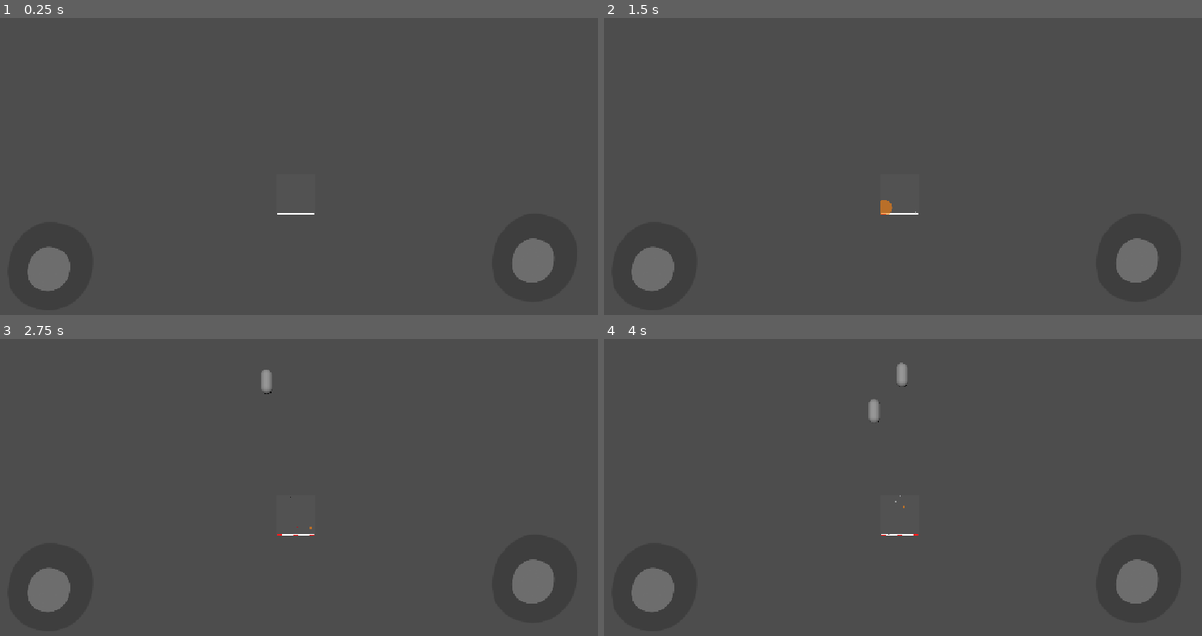
Above: before the commit, frames 1-4 (two rows, left to right).
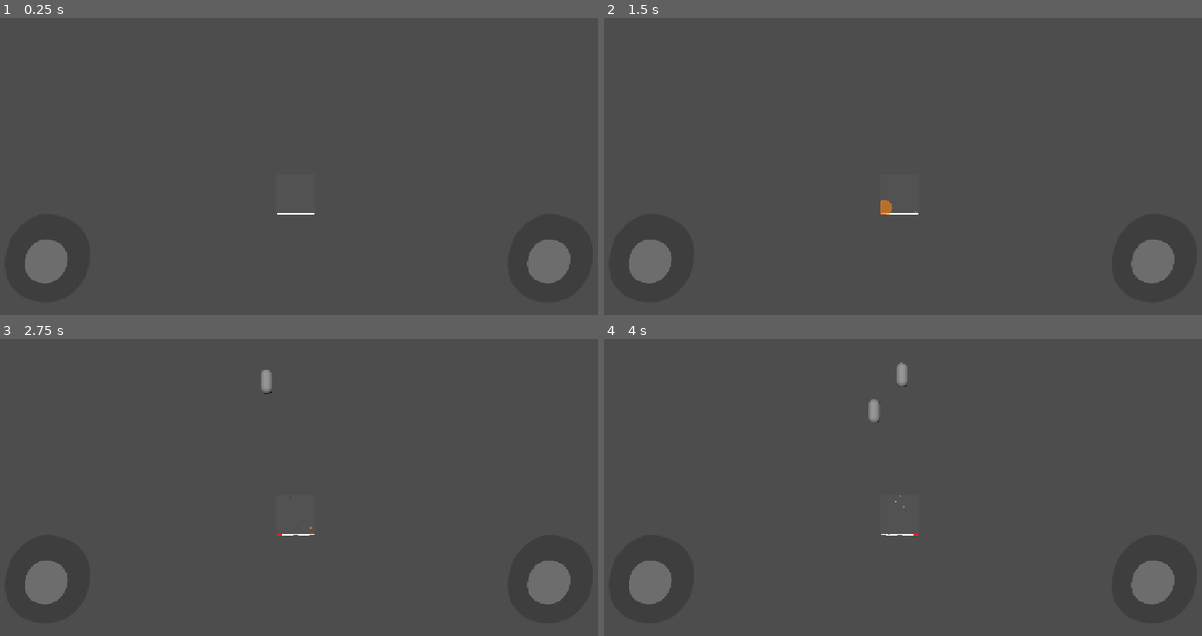
Above: after the commit, the same moments.

Repository: freefrol/missle-commander-mvp
Game: Godot game, scene res://ProjectMCMVP/Scene/GameManager.tscn
Two runs of this game, one before a commit and one after it. Both use one fixed random seed, a clock stepped at 60 frames per second and the inputs below.
Inputs (mouse positions are in pixels of both pictures, inside the frame that each line leads up to):
- Up to frame 1 (0.25 s): no input
- Up to frame 2 (1.5 s): tap Enter at 0.5 s; drag from (651, 273) to (962, 74) at 0.52 s; tap Space at 1.25 s; drag from (1136, 264) to (867, 225) at 1.27 s
- Up to frame 3 (2.75 s): move the mouse to (358, 395) at 2.02 s; click (358, 395) at 2.17 s
- Up to frame 4 (4 s): drag from (867, 546) to (705, 419) at 2.77 s; move the mouse to (1094, 529) at 3.52 s; click (1094, 529) at 3.67 s

The runs differ from the first frame. In frame 1, 1.2% of the frame differs, in the area x 4-96%, y 74-92%; in frame 2, 1.2%; in frame 3, 1.2%; in frame 4, 1.2%.

Commit message:
Last Sync: 2026-10-15 22:38 (Mobile)

Diff:
--- a/ProjectMCMVP/Scene/GameManager.tscn
+++ b/ProjectMCMVP/Scene/GameManager.tscn
@@ -106,11 +106,12 @@
 
 [node name="LeftVirtualJoystick" type="Control" parent="CanvasLayer2" unique_id=1962073985 node_paths=PackedStringArray("background", "knob")]
 layout_mode = 3
-anchors_preset = 0
-offset_left = 5.0
-offset_top = 406.0
-offset_right = 261.0
-offset_bottom = 662.0
+anchors_preset = 2
+anchor_top = 1.0
+anchor_bottom = 1.0
+offset_top = -256.0
+offset_right = 256.0
+grow_vertical = 0
 script = ExtResource("11_qft2m")
 background = NodePath("Background")
 knob = NodePath("Knob")
@@ -134,11 +135,15 @@
 
 [node name="RightVirtualJoystick" type="Control" parent="CanvasLayer2" unique_id=742785057 node_paths=PackedStringArray("background", "knob")]
 layout_mode = 3
-anchors_preset = 0
-offset_left = 868.0
-offset_top = 391.0
-offset_right = 1124.0
-offset_bottom = 647.0
+anchors_preset = 3
+anchor_left = 1.0
+anchor_top = 1.0
+anchor_right = 1.0
+anchor_bottom = 1.0
+offset_left = -256.0
+offset_top = -256.0
+grow_horizontal = 0
+grow_vertical = 0
 script = ExtResource("11_qft2m")
 background = NodePath("Background")
 knob = NodePath("Knob")
Not shown: 1 places in ProjectMCMVP/Scene/GameManager.tscn that only renumber resources
Not shown, added: .nomedia
